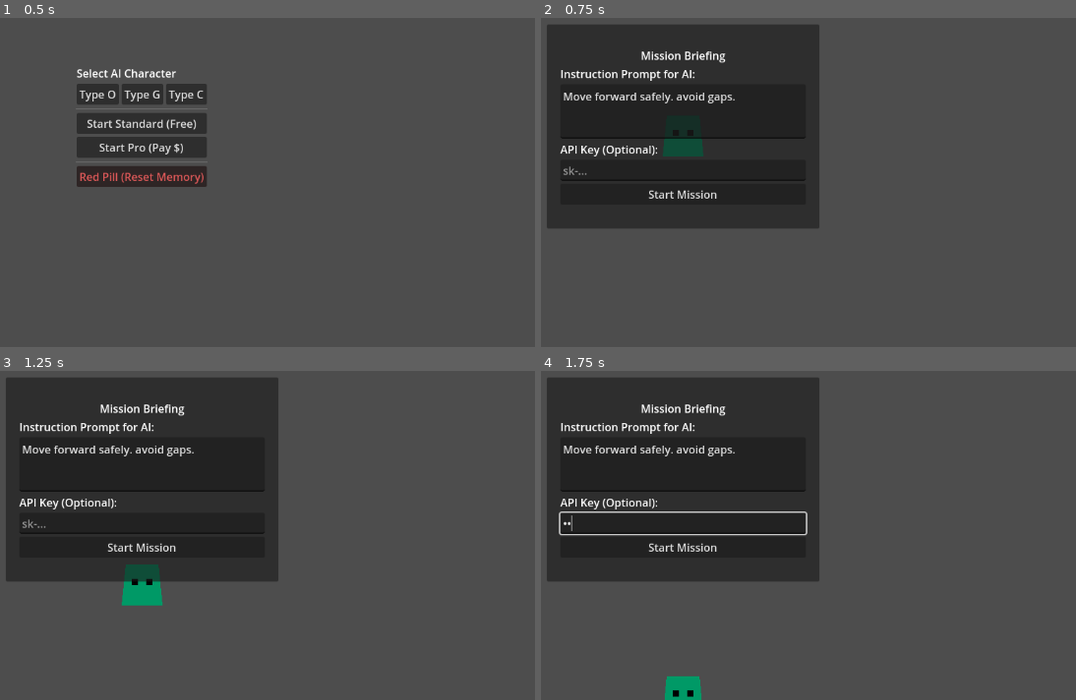
Above: before the commit, frames 1-4 (two rows, left to right).
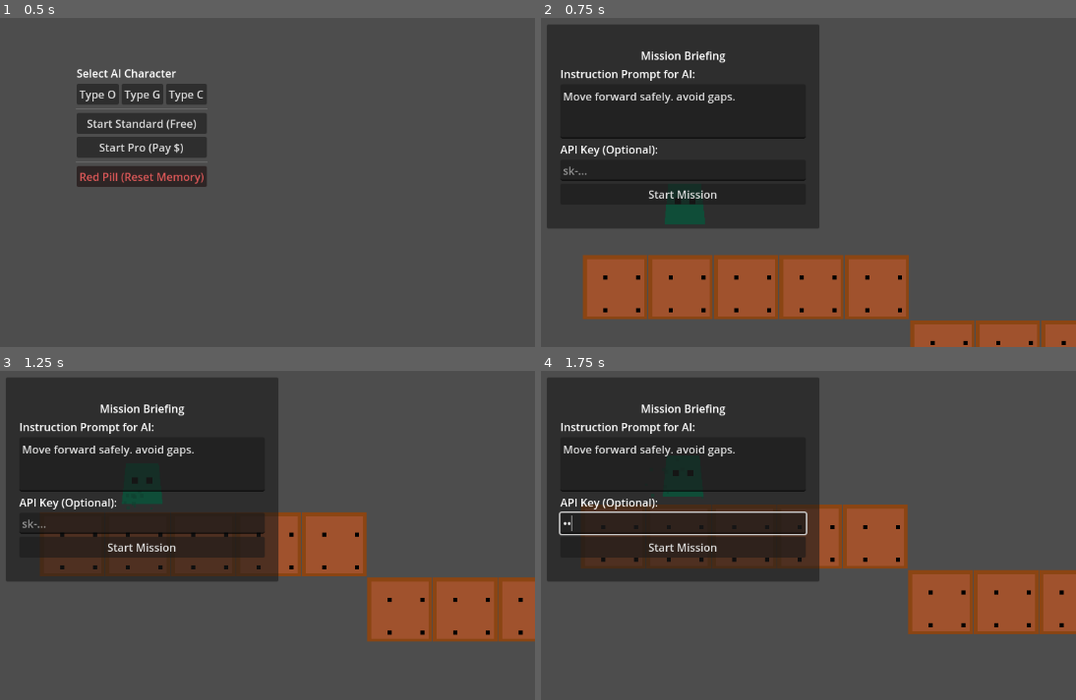
Above: after the commit, the same moments.

Repository: Naoki-kubo64/AI-Action
Game: Godot game, scene res://scenes/main_menu.tscn
The game is run twice, just before and just after one commit, with the same random seed, the same clock (stepped at 60 frames per second) and the same inputs.
Inputs (mouse positions are in pixels of both pictures, inside the frame that each line leads up to):
- Up to frame 1 (0.5 s): no input
- Up to frame 2 (0.75 s): click "Start Standard (Free)" at 0.5 s
- Up to frame 3 (1.25 s): no input
- Up to frame 4 (1.75 s): click (685, 522) at 1.27 s; type "12" at 1.35 s

Frame 1 is identical in both runs. In frame 2, 15% of the frame differs, in the area x 7-100%, y 36-100%; in frame 3, 13%; in frame 4, 13%.
Error before the commit: Parse Error: Identifier "text" not declared in the current scope. (res://scripts/services/llm_service.gd:118)
Error after the commit: Invalid access to property or key 'hit_hazard' on a base object of type 'CharacterBody2D (PlayerController)'. (res://scripts/controllers/game_controller.gd:101)

Commit message:
feat: add particles (dust) and crumbling platforms

Diff:
--- a/project.godot
+++ b/project.godot
@@ -18,6 +18,6 @@
 
 [autoload]
 
+MemoryManager="*res://scripts/managers/memory_manager.gd"
 GameManager="*res://scripts/managers/game_manager.gd"
 LLMService="*res://scripts/services/llm_service.gd"
-MemoryManager="*res://scripts/managers/memory_manager.gd"
--- a/scripts/controllers/player_controller.gd
+++ b/scripts/controllers/player_controller.gd
@@ -16,6 +16,8 @@
 var special_timer: float = 0.0
 var active_special: String = ""
 var was_on_floor: bool = false
+var run_particles: CPUParticles2D
+var land_particles: CPUParticles2D
 
 func _ready():
 	_setup_visuals()
@@ -28,8 +30,17 @@
 	# Landing / Jumping detection for Squash & Stretch
 	if is_on_floor() and not was_on_floor:
 		_animate_squash(Vector2(1.2, 0.8)) # Land = Squash
+		if land_particles: land_particles.restart()
 
 	was_on_floor = is_on_floor()
+
+	# Particle Logic (Run)
+	if run_particles:
+		if is_on_floor() and abs(velocity.x) > 50:
+			run_particles.emitting = true
+			run_particles.direction = Vector2(-sign(velocity.x), -0.5)
+		else:
+			run_particles.emitting = false
 
 	# Special Logic modifiers
 	var speed_multiplier = 1.0
@@ -189,25 +200,44 @@
 		col.shape = shape
 		add_child(col)
 
-	# Interaction Hitbox
-	if not has_node("Hitbox"):
-		var area = Area2D.new()
-		area.name = "Hitbox"
-
-		var shape = RectangleShape2D.new()
-		shape.size = Vector2(40, 48)
-		var col = CollisionShape2D.new()
-		col.shape = shape
-		area.add_child(col)
-
-		add_child(area)
-		area.area_entered.connect(_on_area_entered)
-
-signal hit_hazard
-signal hit_goal
-
-func _on_area_entered(area: Area2D):
-	if area.is_in_group("hazard"):
-		hit_hazard.emit()
-	elif area.is_in_group("goal"):
-		hit_goal.emit()
+	# Particles Setup
+	# 1. Run Dust
+	if not has_node("RunParticles"):
+		var p = CPUParticles2D.new()
+		p.name = "RunParticles"
+		p.position = Vector2(0, 24) # Feet
+		p.emitting = false
+		p.amount = 8
+		p.lifetime = 0.4
+		p.direction = Vector2(-1, 0)
+		p.spread = 20.0
+		p.gravity = Vector2(0, -10)
+		p.initial_velocity_min = 30.0
+		p.initial_velocity_max = 60.0
+		p.scale_amount_min = 2.0
+		p.scale_amount_max = 5.0
+		p.color = Color(0.9, 0.9, 0.9, 0.5)
+		add_child(p)
+
+	# 2. Land Dust
+	if not has_node("LandParticles"):
+		var p = CPUParticles2D.new()
+		p.name = "LandParticles"
+		p.position = Vector2(0, 24)
+		p.emitting = false
+		p.one_shot = true
+		p.explosiveness = 1.0
+		p.amount = 10
+		p.direction = Vector2(0, -1)
+		p.spread = 90.0
+		p.gravity = Vector2(0, 0)
+		p.initial_velocity_min = 20
+		p.initial_velocity_max = 50
+		p.scale_amount_min = 2.0
+		p.scale_amount_max = 4.0
+		p.color = Color(0.8, 0.8, 0.8, 0.6)
+		add_child(p)
+
+	# 3. Reference
+	run_particles = get_node_or_null("RunParticles")
+	land_particles = get_node_or_null("LandParticles")
--- a/scripts/services/llm_service.gd
+++ b/scripts/services/llm_service.gd
@@ -115,7 +115,7 @@
 		# Print body for debugging 404s or 400s
 		print("[LLMService] Error Body: ", body.get_string_from_utf8())
 
-	response_received.emit(text)
+
 	http_request.queue_free()
 
 func request_summarization():
--- a/scripts/utils/level_generator.gd
+++ b/scripts/utils/level_generator.gd
@@ -34,7 +34,7 @@
 	var segments_to_gen = level_length - safe_zone_start - safe_zone_end
 
 	while segments_to_gen > 0:
-		var segment_type = rng.randi_range(0, 5) # Expanded types
+		var segment_type = rng.randi_range(0, 6) # Expanded types (0-6)
 		var length = rng.randi_range(2, 5)
 		if length > segments_to_gen: length = segments_to_gen
 
@@ -59,6 +59,9 @@
 			5: # Moving Platform (Gap + Island)
 				if length < 3: length = 3
 				_create_moving_platform(vis_layer, phys_layer, current_x, current_y, length)
+				current_x += length
+			6: # Crumbling Floor
+				_create_crumbling_platform(vis_layer, phys_layer, current_x, current_y, length)
 				current_x += length
 
 		segments_to_gen -= length
@@ -191,3 +194,68 @@
 	tween.tween_property(self, 'position:y', position.y, 2.0).set_trans(Tween.TRANS_SINE)
 """
 	anim_body.set_script(script)
+
+func _create_crumbling_platform(vis_layer, phys_layer, start_x, start_y, length):
+	var x_pixel = start_x * grid_size
+	var y_pixel = start_y * grid_size
+
+	var static_body = StaticBody2D.new()
+	static_body.position = Vector2(x_pixel, y_pixel)
+
+	# Visuals + Collision
+	var shape = RectangleShape2D.new()
+	shape.size = Vector2(length * grid_size, grid_size)
+	var col = CollisionShape2D.new()
+	col.shape = shape
+	col.position = Vector2((length * grid_size)/2.0, grid_size/2.0)
+	static_body.add_child(col)
+
+	var visual = ColorRect.new()
+	visual.size = Vector2(length * grid_size, grid_size)
+	visual.color = Color.SADDLE_BROWN # Brown for crumbling
+	static_body.add_child(visual)
+
+	# Detection Area
+	var area = Area2D.new()
+	var area_shape = RectangleShape2D.new()
+	area_shape.size = Vector2(length * grid_size, 10) # Thin strip on top
+	var area_col = CollisionShape2D.new()
+	area_col.shape = area_shape
+	area_col.position = Vector2((length * grid_size)/2.0, -5)
+	area.add_child(area_col)
+	static_body.add_child(area)
+
+	phys_layer.add_child(static_body)
+
+	# Script for Crumble Logic
+	var script = GDScript.new()
+	script.source_code = """
+extends StaticBody2D
+
+@onready var visual = $ColorRect
+@onready var col = $CollisionShape2D
+@onready var area = $Area2D
+
+func _ready():
+	area.body_entered.connect(_on_body_entered)
+
+func _on_body_entered(body):
+	if body is CharacterBody2D:
+		# Trigger Crumble
+		call_deferred("_start_crumble")
+
+func _start_crumble():
+	# Flash warning
+	var tween = create_tween()
+	tween.tween_property(visual, "modulate", Color.RED, 0.5)
+	await tween.finished
+
+	# Disable collision
+	col.disabled = true
+
+	# Fall animation
+	var fall_tween = create_tween()
+	fall_tween.tween_property(self, "position:y", position.y + 500, 1.0).set_trans(Tween.TRANS_QUAD).set_ease(Tween.EASE_IN)
+	fall_tween.tween_callback(queue_free)
+"""
+	static_body.set_script(script)
Not shown, added: scripts/managers/memory_manager.gd.uid
